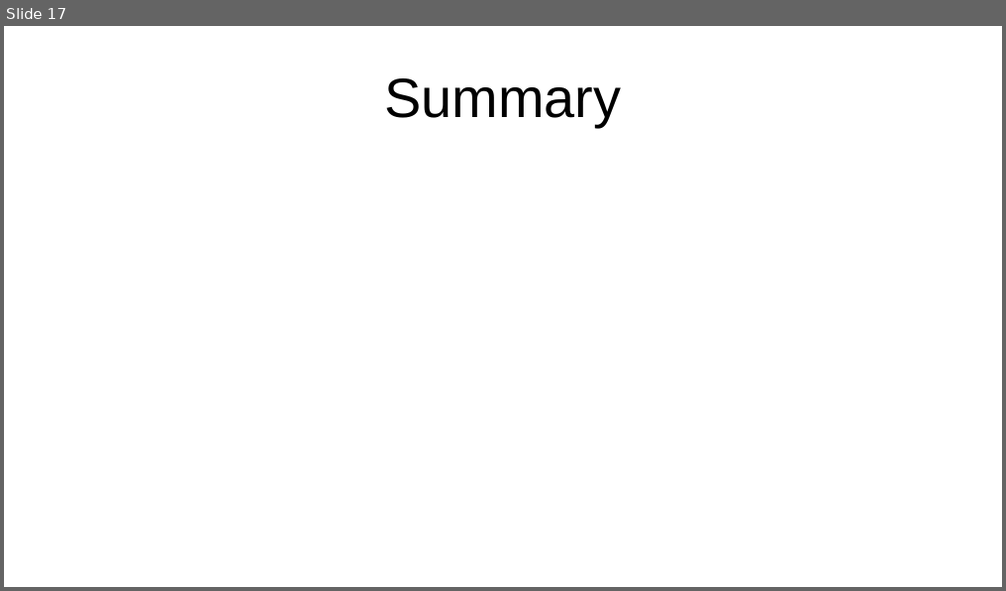
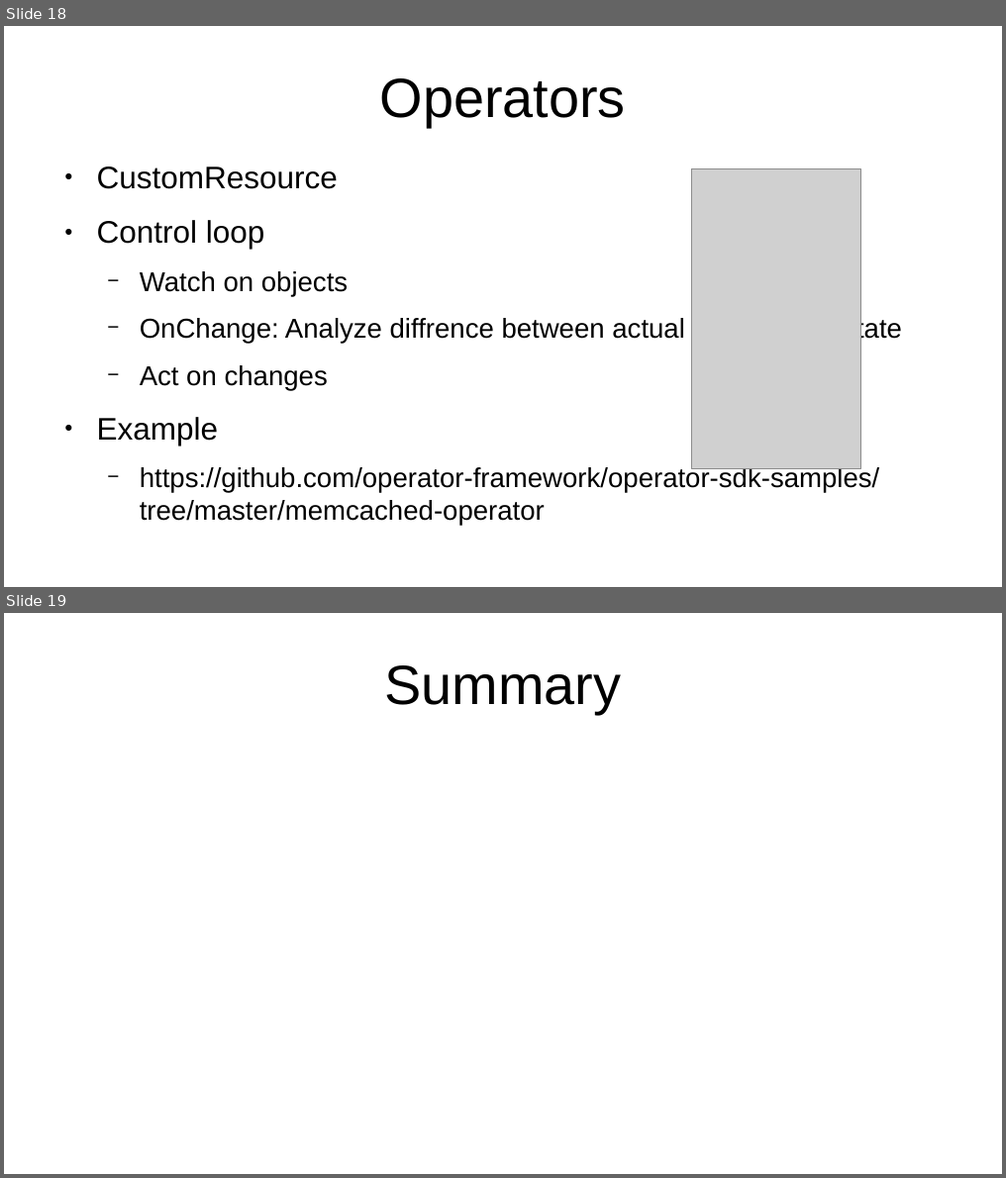
Before and after one commit to mano-cz/OpenshiftPresentation, a slide deck: RawContent.odp. Shown one above the other, each under a label of ours: slide 17 before the commit, slides 18 and 19 after it. The pictures are 1006x591 and 1006x1178 pixels, drawn with LibreOffice and Linux fonts; fonts in the diff are those of the drawing; grey boxes stand for pictures. Boxes give left, top, right and bottom in pixels: in the first picture for what was removed or moved away, otherwise in the second. Text is boxed around its words. In the diff, an @@ line names an element or a change of style, - is before the commit and + after.

```diff
--- a/RawContent.odp
+++ b/RawContent.odp
@@ slide 18 added at box(4, 26, 1002, 587), background #FFFFFF @@
@@ title added at box(380, 78, 626, 127), 44 pt, text #000000 @@
+Operators
@@ text added at box(97, 167, 902, 526), 21.7 pt, text #000000 @@
+● CustomResource
+● Control loop
+  − Watch on objects
+  − OnChange: Analyze diffrence between actual and desired state
+  − Act on changes
+● Example
+  − https://github.com/operator-framework/operator-sdk-samples/tree/master/memcached-operator
@@ picture added at box(692, 170, 860, 470) @@
@@ what was slide 17 is now slide 19 @@
```
Also in this commit, not shown: 2 slides changed, 3 other slides added, 3 slides removed.
